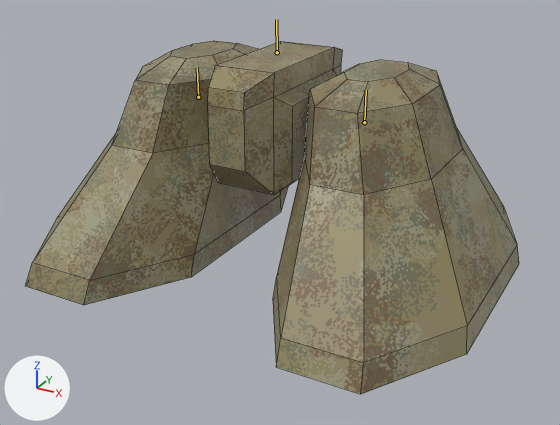
Renders of the Blender file resources/mechparts/legs/mech_legs12.blend from each side of a commit.
The view is the same before and after, from a camera (50 mm lens) standing at (1.16, -2.09, 1.59) and looking at (0.006, 0.008, 0.541). The axes (+X, +Y, +Z) are drawn at lower left. The lights are the same throughout. The bones that bend it are drawn over the model as lines. Mesh edges are drawn as thin lines.

Names of what the first picture shows: 'legs'.
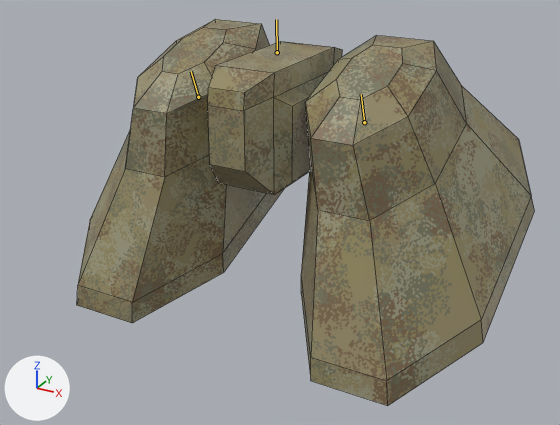
The newer file adds an action. The first version stands in its rest pose; the second is drawn at frame 30 of the action 'launch_in_left'.

Location of each change, [x1, y1, x2, y2] in pixels of the pictures (560 x 425 px):
'legs', posed (7% narrower, 10% taller): before [26, 41, 519, 394]; after [77, 19, 534, 406]
bone 'leg.l', root to tip: before (364, 122) to (366, 90); after (364, 122) to (361, 94)
bone 'leg.r', root to tip: before (198, 97) to (197, 67); after (198, 97) to (191, 71)

The change in detail:
Bone 'leg.l' (bone_leg_l) turns from (0, 0, 0) to (20, 0, 0) degrees about its own x, y and z.
Bone 'leg.r' (bone_leg_r) turns from (0, 0, 0) to (20, 0, 0) degrees about its own x, y and z.
